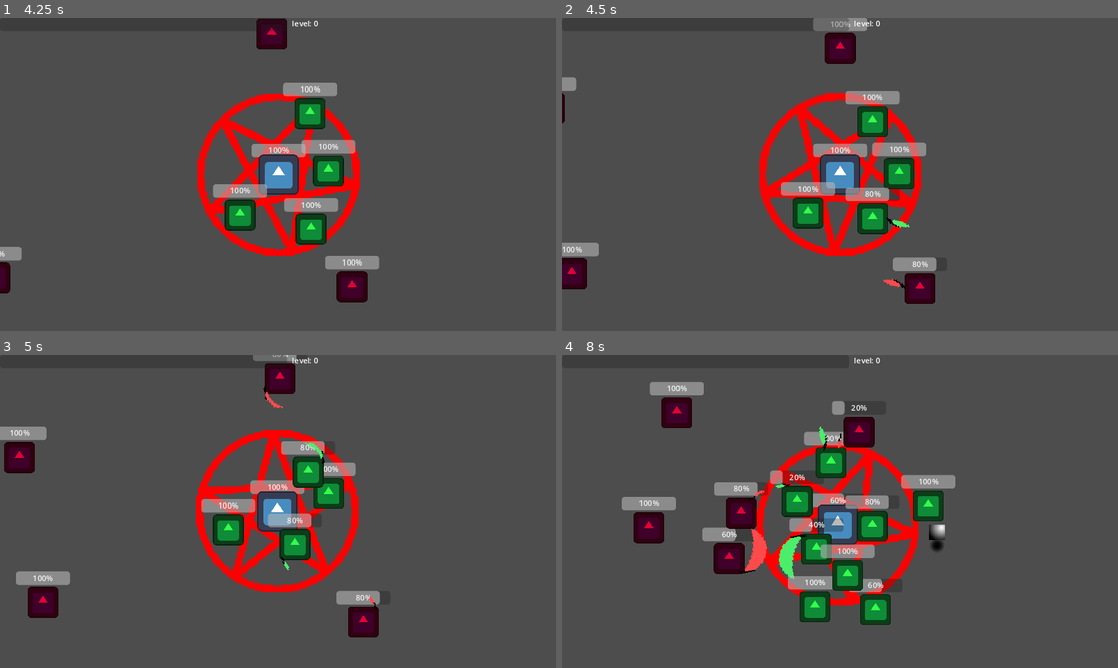
Above: before the commit, frames 1-4 (two rows, left to right).
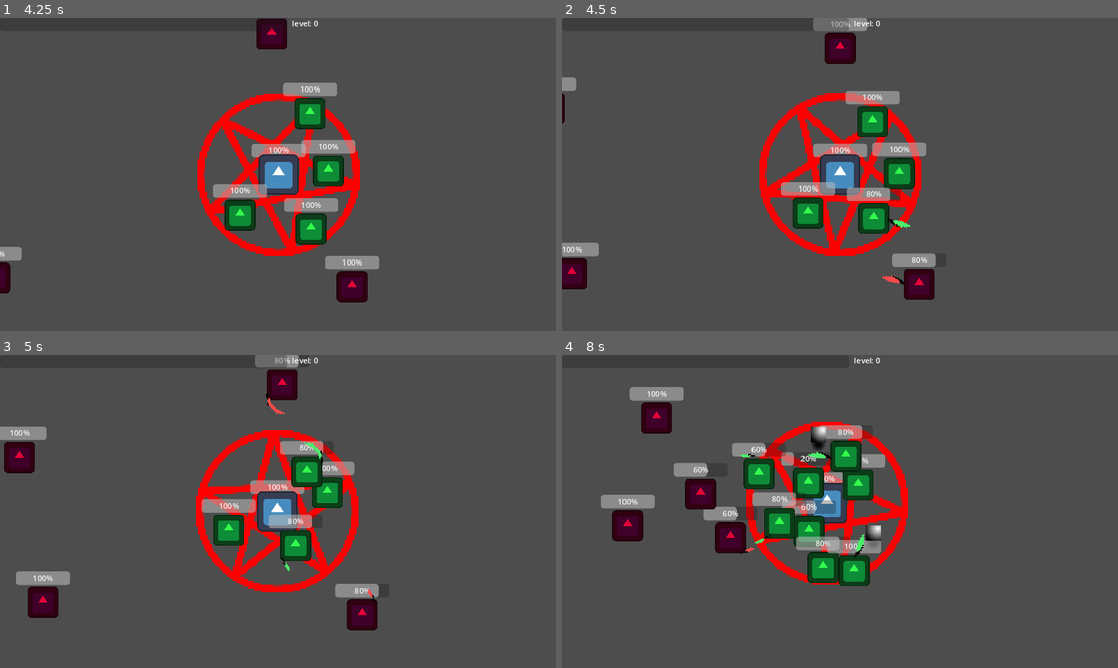
Above: after the commit, the same moments.

Repository: geekazodium/project-skeleton
Game: Godot game, scene res://scenes/game_scene.tscn
Same seed, same stepped clock (60 frames per second), same inputs: the game is played once before the commit and once after it. The engine's default icon, where the game draws it, is replaced by a stand-in: a white triangle on a blue panel in a dark square.
Inputs (mouse positions are in pixels of both pictures, inside the frame that each line leads up to):
- Up to frame 1 (4.25 s): move the mouse to (400, 158) at 0.52 s; tap F at 0.6, 2.1, 3.6 s; click (400, 158) at 0.67 s; move the mouse to (166, 190) at 1.27 s; tap M at 1.35, 2.85 s; click (166, 190) at 1.42 s; move the mouse to (333, 105) at 2.02 s; click (333, 105) at 2.17 s; move the mouse to (250, 237) at 2.77 s; click (250, 237) at 2.92 s; move the mouse to (444, 221) at 3.52 s; click (444, 221) at 3.67 s
- Up to frame 2 (4.5 s): move the mouse to (673, 127) at 4.27 s; tap M at 4.35 s; click (673, 127) at 4.42 s
- Up to frame 3 (5 s): no input
- Up to frame 4 (8 s): move the mouse to (867, 511) at 5.02 s; tap F at 5.1, 6.6 s; click (867, 511) at 5.17 s; move the mouse to (756, 433) at 5.77 s; tap M at 5.85, 7.35 s; click (756, 433) at 5.92 s; move the mouse to (962, 495) at 6.52 s; click (962, 495) at 6.67 s; move the mouse to (728, 527) at 7.27 s; click (728, 527) at 7.42 s

Frame 1 is identical in both runs. In frame 2, 0.7% of the frame differs, in the area x 42-68%, y 41-92%; in frame 3, 1.9%; in frame 4, 19%, in the area x 7-71%, y 8-87%.

Commit message:
feature: thousand cuts, reverted changes for scaling.

Diff:
--- a/assets/upgrades/minion_attack_speed.tres
+++ b/assets/upgrades/minion_attack_speed.tres
@@ -1,8 +1,8 @@
 [gd_resource type="Resource" load_steps=2 format=3 uid="uid://da8kllt0ep1bq"]
 
-[ext_resource type="Script" path="res://scripts/progress/upgrades/base_upgrades/minion_attack_speed.gd" id="1_nay35"]
+[ext_resource type="Script" path="res://scripts/progress/upgrades/base_upgrades/minion_attack_speed.gd" id="1_1bqc7"]
 
 [resource]
-script = ExtResource("1_nay35")
-bonus_speed_per_level = 1.0
+script = ExtResource("1_1bqc7")
+bonus_speed_per_level = 2.0
 upgrade_name = "Minion Attack Speed"
--- a/assets/upgrades/minion_damage.tres
+++ b/assets/upgrades/minion_damage.tres
@@ -1,8 +1,8 @@
 [gd_resource type="Resource" load_steps=2 format=3 uid="uid://dd24yirbinvnu"]
 
-[ext_resource type="Script" path="res://scripts/progress/upgrades/base_upgrades/minion_damage.gd" id="1_2ktfi"]
+[ext_resource type="Script" path="res://scripts/progress/upgrades/base_upgrades/minion_damage.gd" id="1_0dcw2"]
 
 [resource]
-script = ExtResource("1_2ktfi")
-bonus_per_level = 1.0
+script = ExtResource("1_0dcw2")
+bonus_per_level = 2.0
 upgrade_name = "Minion Damage"
--- a/assets/upgrades/minion_speed.tres
+++ b/assets/upgrades/minion_speed.tres
@@ -4,5 +4,5 @@
 
 [resource]
 script = ExtResource("1_x7asg")
-increase_per_level = 750.0
+increase_per_level = 500.0
 upgrade_name = "Minion Speed"
--- /dev/null
+++ b/assets/upgrades/thousand_cuts.tres
@@ -0,0 +1,8 @@
+[gd_resource type="Resource" load_steps=2 format=3 uid="uid://dr4nknxp07mml"]
+
+[ext_resource type="Script" path="res://scripts/progress/upgrades/combination_upgrades/thousand_cuts.gd" id="1_groxy"]
+
+[resource]
+script = ExtResource("1_groxy")
+chance_per_level = 0.2
+upgrade_name = "Thousand Cuts"
--- a/scenes/entities/minion.tscn
+++ b/scenes/entities/minion.tscn
@@ -53,13 +53,7 @@
 [node name="TargetTracker" type="Node" parent="."]
 script = ExtResource("5_ktk4i")
 
-[node name="BoidBehavior" type="Node2D" parent="." node_paths=PackedStringArray("body", "nearby_detection", "deferred_velocity")]
-script = ExtResource("5_xdtae")
-body = NodePath("..")
-nearby_detection = NodePath("NearbyMinionDetection")
-deferred_velocity = NodePath("../DeferredVelocity")
-
-[node name="AttackArea" type="Area2D" parent="BoidBehavior" node_paths=PackedStringArray("hit_animation")]
+[node name="AttackArea" type="Area2D" parent="." node_paths=PackedStringArray("hit_animation")]
 collision_layer = 0
 collision_mask = 8
 monitorable = false
@@ -67,17 +61,23 @@
 damage_event = "minion_dealt_damage"
 hit_animation = NodePath("AnimatedSprite2D")
 
-[node name="CollisionShape2D" type="CollisionShape2D" parent="BoidBehavior/AttackArea"]
+[node name="CollisionShape2D" type="CollisionShape2D" parent="AttackArea"]
 visible = false
 shape = SubResource("CircleShape2D_ehyuf")
 
-[node name="AnimatedSprite2D" type="AnimatedSprite2D" parent="BoidBehavior/AttackArea"]
+[node name="AnimatedSprite2D" type="AnimatedSprite2D" parent="AttackArea"]
 modulate = Color(0.294118, 0.933333, 0.419608, 1)
 position = Vector2(39, -6)
 scale = Vector2(3, 3)
 sprite_frames = ExtResource("7_qpfxt")
 frame = 4
 frame_progress = 1.0
+
+[node name="BoidBehavior" type="Node2D" parent="." node_paths=PackedStringArray("body", "nearby_detection", "deferred_velocity")]
+script = ExtResource("5_xdtae")
+body = NodePath("..")
+nearby_detection = NodePath("NearbyMinionDetection")
+deferred_velocity = NodePath("../DeferredVelocity")
 
 [node name="NearbyMinionDetection" type="Area2D" parent="BoidBehavior"]
 collision_layer = 0
--- a/scenes/game_scene.tscn
+++ b/scenes/game_scene.tscn
@@ -8,14 +8,15 @@
 [ext_resource type="Texture2D" uid="uid://dbhlxyr0jai8p" path="res://assets/sprites/pentagram.svg" id="5_5fu4y"]
 [ext_resource type="Script" path="res://scripts/camera/follow_camera_2d.gd" id="5_wc26p"]
 [ext_resource type="Script" path="res://scripts/entities/spawners/spawner_difficulty_increase.gd" id="7_g871n"]
+[ext_resource type="Script" path="res://scripts/entities/spawners/minions.gd" id="8_b1bpx"]
 [ext_resource type="PackedScene" uid="uid://c1ap6hg0m83r8" path="res://scenes/ui/ui_layer.tscn" id="8_x4mid"]
 [ext_resource type="Script" path="res://scripts/progress/upgrade_pool.gd" id="10_p3qde"]
-[ext_resource type="Script" path="res://scripts/progress/upgrades/upgrade_strategy.gd" id="11_cxuin"]
 [ext_resource type="Resource" uid="uid://dd24yirbinvnu" path="res://assets/upgrades/minion_damage.tres" id="12_tx0rt"]
 [ext_resource type="Resource" uid="uid://bth1wqc8bx3ro" path="res://assets/upgrades/minion_health.tres" id="13_a8l4i"]
 [ext_resource type="Resource" uid="uid://clh1ijjr0p5cs" path="res://assets/upgrades/experience_bonus.tres" id="15_oyb8x"]
 [ext_resource type="Resource" uid="uid://b066uwum3aw2r" path="res://assets/upgrades/minion_speed.tres" id="16_jdukm"]
 [ext_resource type="Resource" uid="uid://da8kllt0ep1bq" path="res://assets/upgrades/minion_attack_speed.tres" id="16_vajcb"]
+[ext_resource type="Resource" uid="uid://dr4nknxp07mml" path="res://assets/upgrades/thousand_cuts.tres" id="17_1eue0"]
 
 [sub_resource type="CanvasItemMaterial" id="CanvasItemMaterial_k0imj"]
 blend_mode = 4
@@ -100,6 +101,7 @@
 timer_scale_fac = 0.99
 
 [node name="Minions" type="Node2D" parent="."]
+script = ExtResource("8_b1bpx")
 
 [node name="Enemies" type="Node2D" parent="."]
 
@@ -116,5 +118,14 @@
 
 [node name="UpgradeStrategyContainer" type="Node" parent="." node_paths=PackedStringArray("minions")]
 script = ExtResource("10_p3qde")
-upgrade_pool = Array[ExtResource("11_cxuin")]([ExtResource("12_tx0rt"), ExtResource("13_a8l4i"), ExtResource("16_vajcb"), ExtResource("15_oyb8x"), ExtResource("16_jdukm")])
+upgrade_pool = {
+"Experience Bonus": ExtResource("15_oyb8x"),
+"Minion Attack Speed": ExtResource("16_vajcb"),
+"Minion Damage": ExtResource("12_tx0rt"),
+"Minion Health": ExtResource("13_a8l4i"),
+"Minion Speed": ExtResource("16_jdukm")
+}
+unavailable_upgrades_pool = {
+"Thousand Cuts": ExtResource("17_1eue0")
+}
 minions = NodePath("../Minions")
--- a/scripts/attacks/attack_area.gd
+++ b/scripts/attacks/attack_area.gd
@@ -43,7 +43,7 @@
 
 	if !event.is_canceled():
 		var hit: HealthTracker = target.get_node(HealthTracker.default_path);
-		hit.change_health(-event.get_damage());
+		hit.change_health(-event.get_final_damage());
 
 	event.free();
 
--- a/scripts/entities/entity.gd
+++ b/scripts/entities/entity.gd
@@ -23,7 +23,7 @@
 	self.velocity += direction.normalized() * delta * move_speed;
 
 func apply_knockback(knockback: Vector2):
-	self.velocity = knockback;
+	self.velocity += knockback;
 
 func apply_stun(duration: float):
 	self.stun_timer = duration;
--- /dev/null
+++ b/scripts/entities/spawners/minions.gd
@@ -0,0 +1,11 @@
+extends Node2D
+
+@export var minion_limit: int = 50;
+
+# Called when the node enters the scene tree for the first time.
+func _ready() -> void:
+	EventBus.minion_spawn.connect(self.on_attempt_spawn);
+
+func on_attempt_spawn(event: EntitySpawnEvent):
+	if self.get_child_count() >= minion_limit:
+		event.set_canceled(true);
--- a/scripts/events/entity_deal_damage_event.gd
+++ b/scripts/events/entity_deal_damage_event.gd
@@ -4,7 +4,8 @@
 var entity: PhysicsBody2D = null;
 var damage_source: Node2D = null;
 var damage: float = 0;
-var canceled: bool = false;
+var _canceled: bool = false;
+var _multiplier: float = 1;
 
 @warning_ignore("shadowed_variable")
 static func new_inst(damage_source: Node2D, entity: PhysicsBody2D, damage: float) -> EntityDealDamageEvent:
@@ -14,15 +15,17 @@
 	_self.damage = damage;
 	return _self;
 
-@warning_ignore("shadowed_variable")
 func set_canceled(canceled: bool):
-	self.canceled = canceled;
+	self._canceled = canceled;
+
+func add_multiplier(amount: float):
+	self._multiplier += amount;
 
 func get_entity() -> PhysicsBody2D:
 	return self.entity;
 
 func is_canceled() -> bool:
-	return self.canceled;
+	return self._canceled;
 
 func get_damage() -> float:
 	return self.damage;
@@ -32,3 +35,6 @@
 
 func add_damage(amount: float):
 	self.damage += amount;
+
+func get_final_damage() -> float:
+	return self.damage * self._multiplier;
--- a/scripts/health/health_tracker.gd
+++ b/scripts/health/health_tracker.gd
@@ -40,7 +40,7 @@
 func add_max_health(amount: float):
 	self.health += amount;
 	self.max_health += amount;
+	self.max_health_changed.emit(self.max_health);
 	self.health_changed.emit(self.health);
-	self.max_health_changed.emit(self.max_health);
 
 static var default_path: String = "HealthTracker";
--- a/scripts/progress/upgrade_pool.gd
+++ b/scripts/progress/upgrade_pool.gd
@@ -1,6 +1,7 @@
 extends Node
 
-@export var upgrade_pool: Array[UpgradeStrategy] = [];
+@export var upgrade_pool: Dictionary = {};
+@export var unavailable_upgrades_pool: Dictionary = {};
 @export var minions: Node2D = null;
 
 # Called when the node enters the scene tree for the first time.
@@ -8,11 +9,22 @@
 	EventBus.level_up.connect(self.on_level_up);
 
 func on_level_up(event: LevelUpEvent):
+	self.move_availibility();
+
 	var _level: int = event.get_level();
-	upgrade_pool.shuffle()
-	var upgrades: Array[UpgradeStrategy] = upgrade_pool.slice(0,3);
+	var pool = upgrade_pool.values();
+	pool.shuffle();
+	var upgrades: Array[UpgradeStrategy] = [];
+	upgrades.assign(pool.slice(0,3));
 
 	for upgrade in upgrades:
 		upgrade.set_minions(self.minions);
 
 	event.set_upgrade_options(upgrades);
+
+func move_availibility():
+	for key in self.unavailable_upgrades_pool.keys():
+		var value = self.unavailable_upgrades_pool.get(key) as UpgradeStrategy;
+		if value.prerequisites_met(self.upgrade_pool):
+			self.upgrade_pool[key] = value;
+			self.unavailable_upgrades_pool.erase(key);
--- a/scripts/progress/upgrades/base_upgrades/minion_attack_speed.gd
+++ b/scripts/progress/upgrades/base_upgrades/minion_attack_speed.gd
@@ -7,4 +7,4 @@
 
 func on_minion_damage(event: EntityDealDamageEvent):
 	var damage_source: AttackArea = event.get_damage_source();
-	damage_source.damage_cooldown_timer /= 1 + bonus_speed_per_level * sqrt(self.level);
+	damage_source.damage_cooldown_timer /= 1 + bonus_speed_per_level * self.level;
--- a/scripts/progress/upgrades/base_upgrades/minion_damage.gd
+++ b/scripts/progress/upgrades/base_upgrades/minion_damage.gd
@@ -6,4 +6,4 @@
 	EventBus.minion_dealt_damage.connect(self.on_minion_damage);
 
 func on_minion_damage(event: EntityDealDamageEvent):
-	event.add_damage(sqrt(self.level) * bonus_per_level);
+	event.add_damage(self.level * bonus_per_level);
--- a/scripts/progress/upgrades/base_upgrades/minion_health.gd
+++ b/scripts/progress/upgrades/base_upgrades/minion_health.gd
@@ -7,10 +7,10 @@
 
 func on_minion_spawn(event: EntitySpawnEvent):
 	var health_tracker: HealthTracker = event.get_entity().get_node(HealthTracker.default_path);
-	health_tracker.add_max_health(self.increase_per_level * sqrt(self.level));
+	health_tracker.add_max_health(self.increase_per_level * self.level);
 
 func _level_change(change: int):
-	var health_gain = self.increase_per_level * (sqrt(self.level) - sqrt(self.level - change));
+	var health_gain = self.increase_per_level * change;
 	for minion: EntityBody in self.get_minions():
 		var health_tracker: HealthTracker = minion.get_node(HealthTracker.default_path);
 		health_tracker.add_max_health(health_gain);
--- a/scripts/progress/upgrades/base_upgrades/minion_speed.gd
+++ b/scripts/progress/upgrades/base_upgrades/minion_speed.gd
@@ -7,9 +7,9 @@
 
 func on_minion_spawn(event: EntitySpawnEvent):
 	var entity_body: EntityBody = event.get_entity();
-	entity_body.increase_move_speed(self.increase_per_level * sqrt(self.level));
+	entity_body.increase_move_speed(self.increase_per_level * self.level);
 
 func _level_change(change: int):
-	var speed_gain = self.increase_per_level * (sqrt(self.level) - sqrt(self.level - change));
+	var speed_gain = self.increase_per_level * change;
 	for minion: EntityBody in self.get_minions():
 		minion.increase_move_speed(speed_gain);
--- /dev/null
+++ b/scripts/progress/upgrades/combination_upgrades/thousand_cuts.gd
@@ -0,0 +1,17 @@
+extends UpgradeStrategy
+
+@export var chance_per_level: float = .2;
+
+func _ready():
+	EventBus.minion_dealt_damage.connect(self.on_minion_damage);
+
+func on_minion_damage(event: EntityDealDamageEvent):
+	var damage_source: AttackArea = event.get_damage_source();
+	var bonus_chance = 1 - pow(1 - self.chance_per_level, self.level);
+	if randf() < bonus_chance:
+		damage_source.damage_cooldown_timer = 0;
+		var entity_body: EntityBody = damage_source.get_parent();
+		entity_body.apply_knockback((entity_body.global_position - event.get_entity().global_position).normalized() * -1000);
+
+func prerequisites_met(pool: Dictionary) -> bool:
+	return pool.get("Minion Health").level >= 1 && pool.get("Minion Attack Speed").level >= 1;
--- a/scripts/progress/upgrades/upgrade_strategy.gd
+++ b/scripts/progress/upgrades/upgrade_strategy.gd
@@ -31,6 +31,10 @@
 func _ready():
 	pass;
 
+func prerequisites_met(pool: Dictionary) -> bool:
+	return false;
+
 ## Called when this upgrade level is modified, after _ready is called
+@warning_ignore("unused_parameter")
 func _level_change(amount: int):
 	pass;
Not shown: 1 places in assets/upgrades/minion_health.tres that only renumber resources
Not shown: 1 places in scenes/game_scene.tscn that only renumber resources
